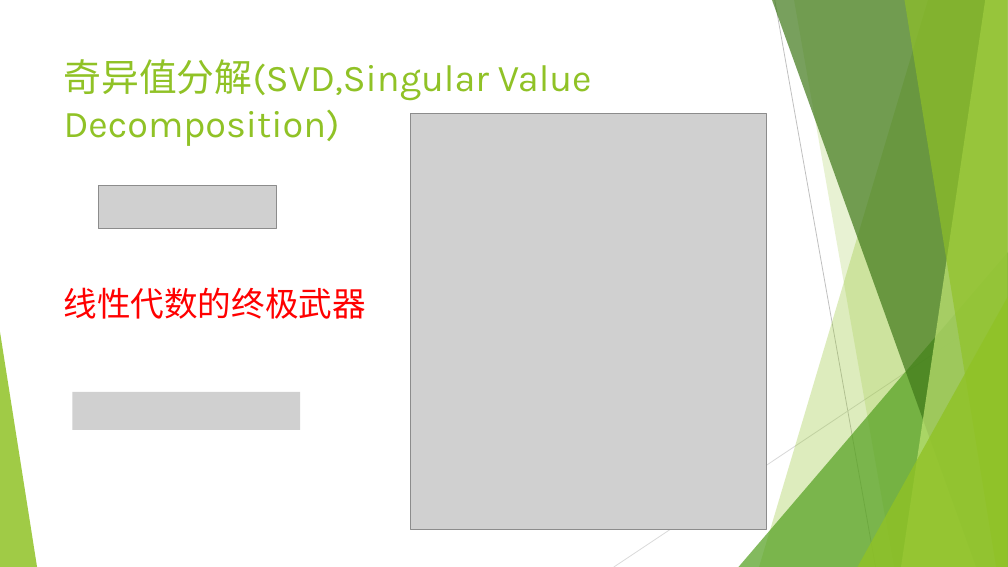
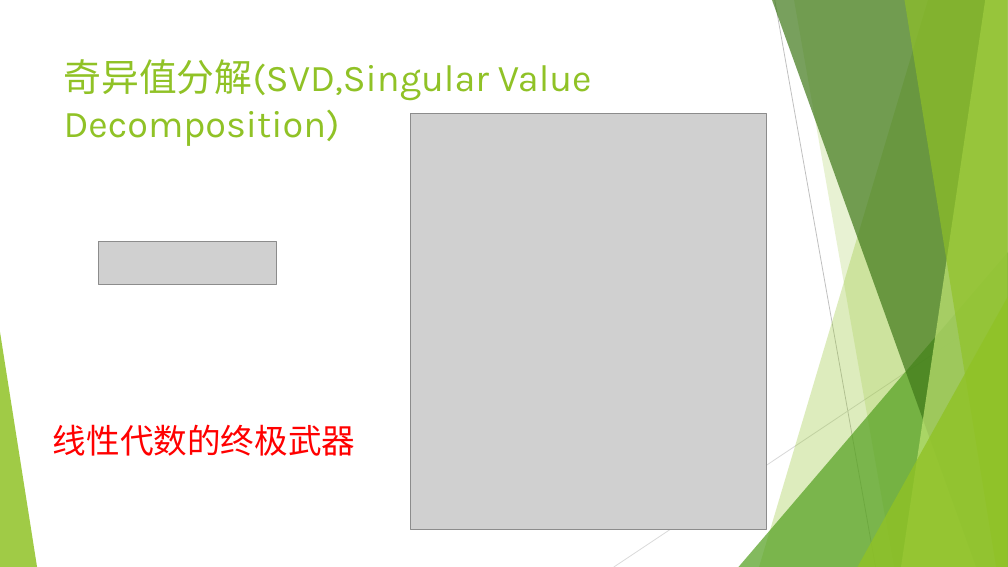
Before and after one commit to wangyi-fudan/BIOL130173, a slide deck: slide 29 of 1_linear_algebra.pptx (slide 23 before the commit). Drawn at 1008x567 pixels with LibreOffice and Linux fonts; fonts in the diff are those of the drawing; grey boxes stand for pictures. Boxes give left, top, right and bottom in pixels: in the first picture for what was removed or moved away, otherwise in the second. Text is boxed around its words. In the diff, an @@ line names an element or a change of style, - is before the commit and + after.

```diff
--- a/1_linear_algebra.pptx
+++ b/1_linear_algebra.pptx
@@ picture: place and size @@
-picture at (98, 185, 276, 228)
+picture at (98, 241, 276, 284)
@@ text "线性代数的终极武器": place and size @@
-text "线性代数的终极武器" at (63, 287, 365, 319)
+text "线性代数的终极武器" at (53, 424, 355, 456)
@@ picture removed at (73, 392, 300, 430) @@
```
Also in this commit, not shown: 7 other slides changed, 9 slides added.
